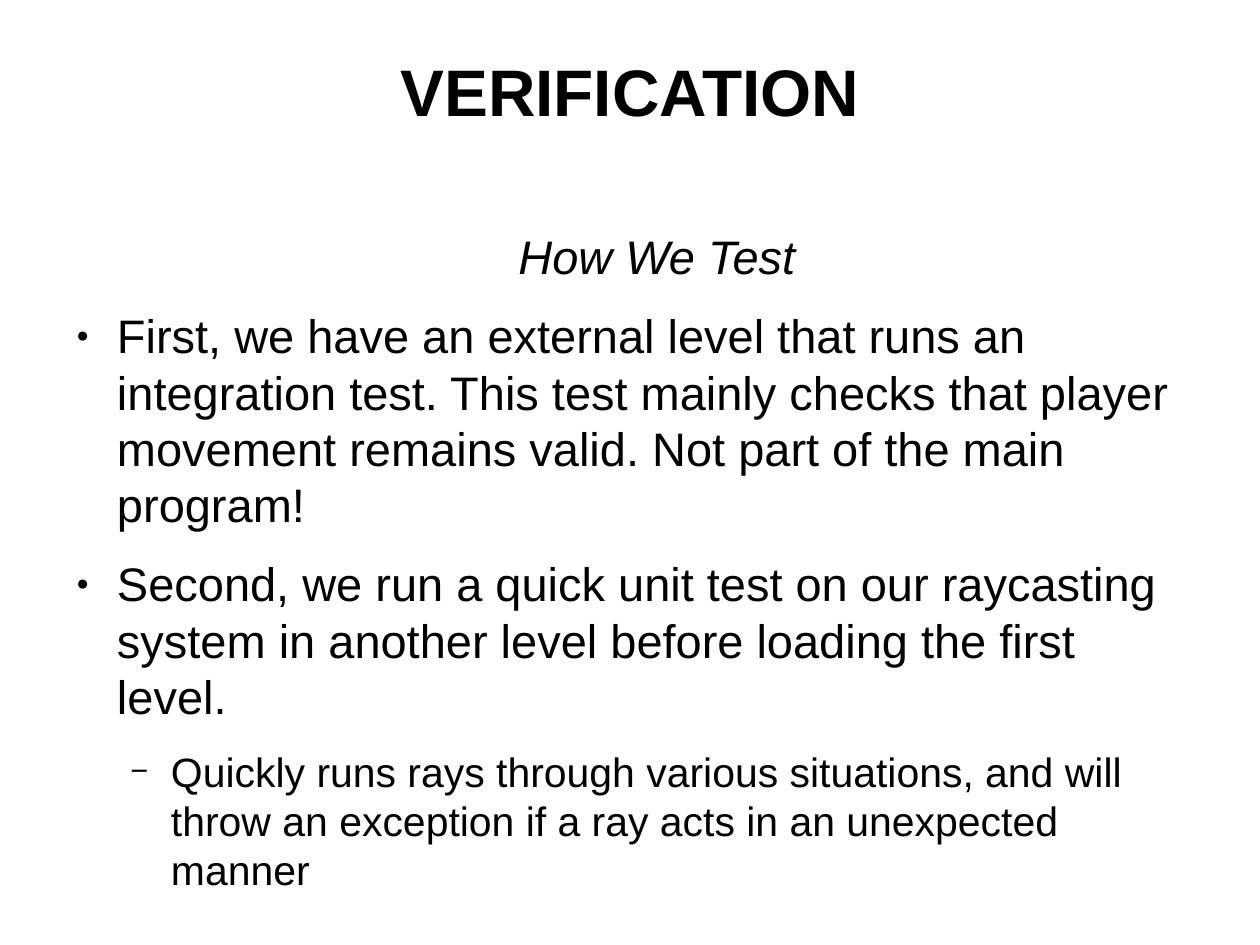
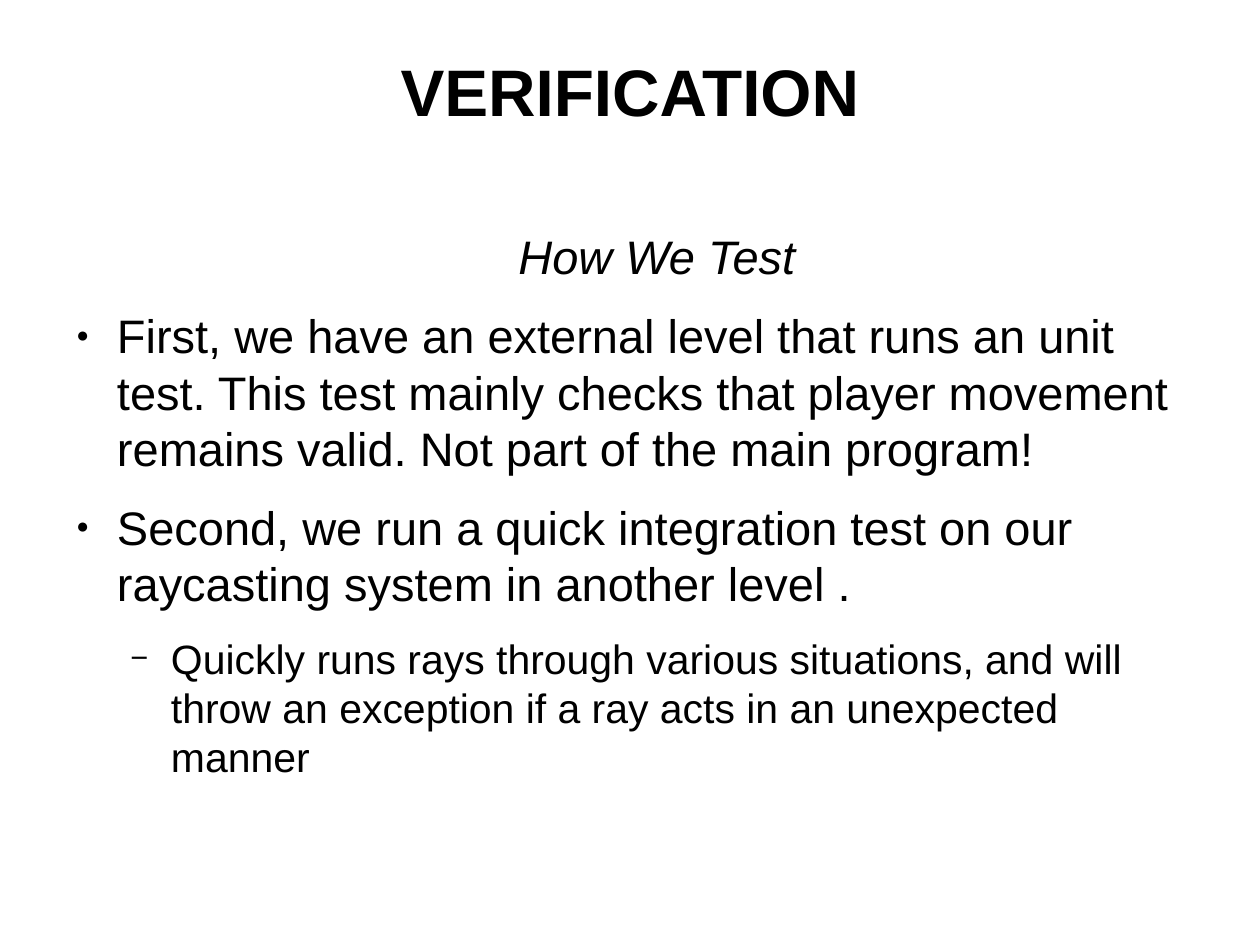
Before and after one commit to maxfield/Presentations, a slide deck: slide 6 of spyral-narwhals/presentation.odp. Drawn at 1260x945 pixels with LibreOffice and Linux fonts; fonts in the diff are those of the drawing; background and template pictures are left out. Boxes give left, top, right and bottom in pixels: in the first picture for what was removed or moved away, otherwise in the second. Text is boxed around its words. In the diff, an @@ line names an element or a change of style, - is before the commit and + after.

Commit message:
More updates to the presentation materials
fixes verification slides

```diff
--- a/spyral-narwhals/presentation.odp
+++ b/spyral-narwhals/presentation.odp
@@ text at [117,319,1168,610]: text changed @@
-● First, we have an external level that runs an integration test. This test mainly checks that player movement remains valid. Not part of the main program!
-● Second, we run a quick unit test on our raycasting system in another level before loading the first level.
+● First, we have an external level that runs an unit test. This test mainly checks that player movement remains valid. Not part of the main program!
+● Second, we run a quick integration test on our raycasting system in another level .
```
Also in this commit, not shown: 2 other files.
